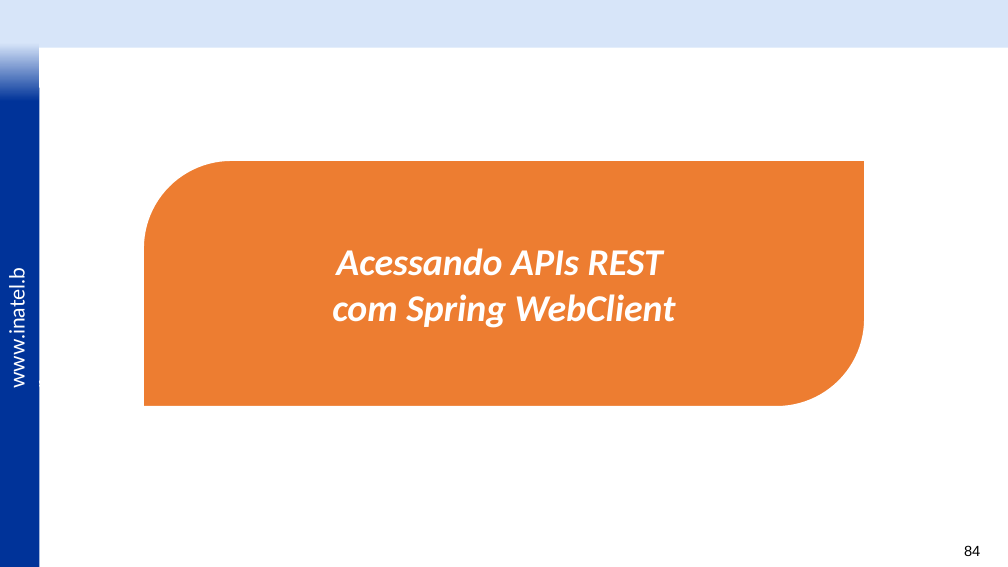
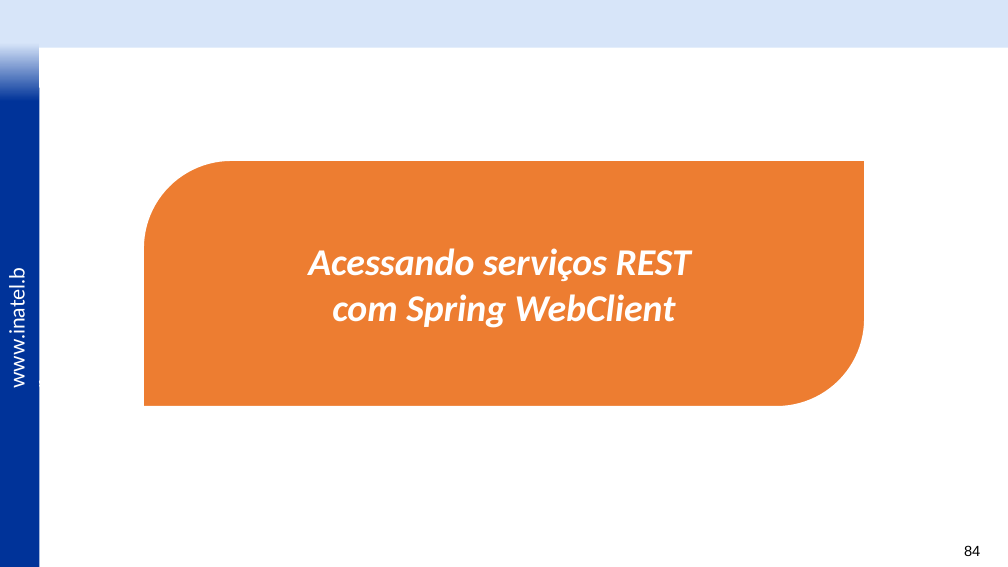
Before and after one commit to vitor-figueiredo/Lab_REST, a slide deck: slide 84 of _docs/Lab_REST - Spring Boot e Spring WebFlux - v11.pptx. Drawn at 1008x567 pixels with LibreOffice and Linux fonts; fonts in the diff are those of the drawing; background and template pictures are left out. Boxes give left, top, right and bottom in pixels: in the first picture for what was removed or moved away, otherwise in the second. Text is boxed around its words. In the diff, an @@ line names an element or a change of style, - is before the commit and + after.

Commit message:
Lab REST: subindo spring boot por comando

```diff
--- a/_docs/Lab_REST - Spring Boot e Spring WebFlux - v11.pptx
+++ b/_docs/Lab_REST - Spring Boot e Spring WebFlux - v11.pptx
@@ text in round diag rect at [308,248,691,281]: text changed @@
-Acessando APIs REST
+Acessando serviços REST
```
Also in this commit, not shown: 3 other slides changed.
